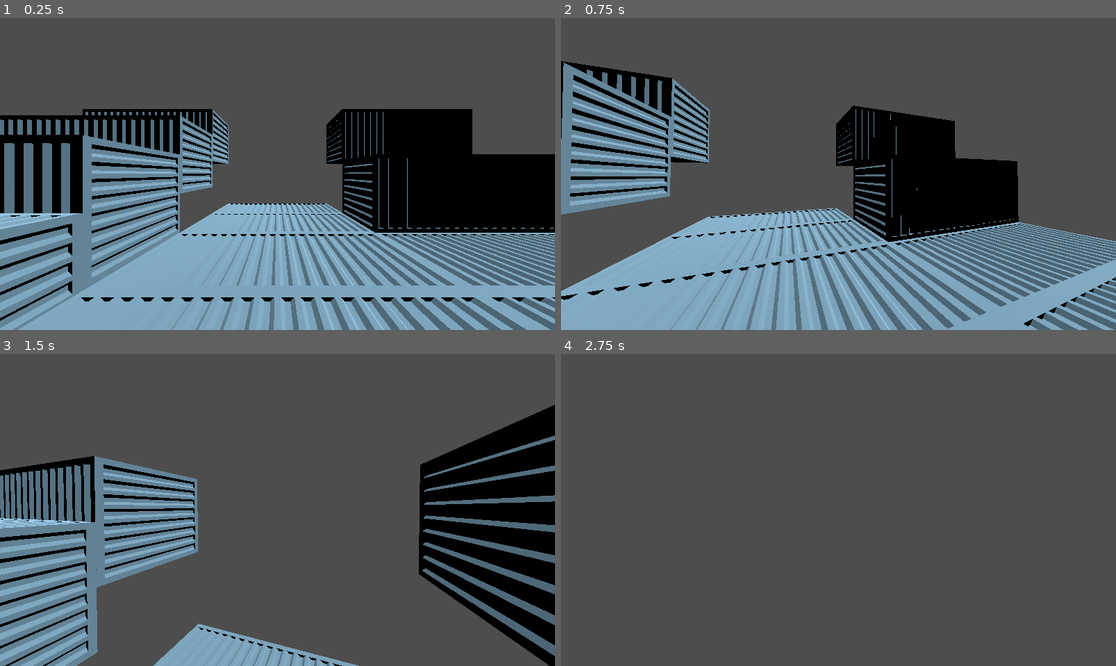
Above: before the commit, frames 1-4 (two rows, left to right).
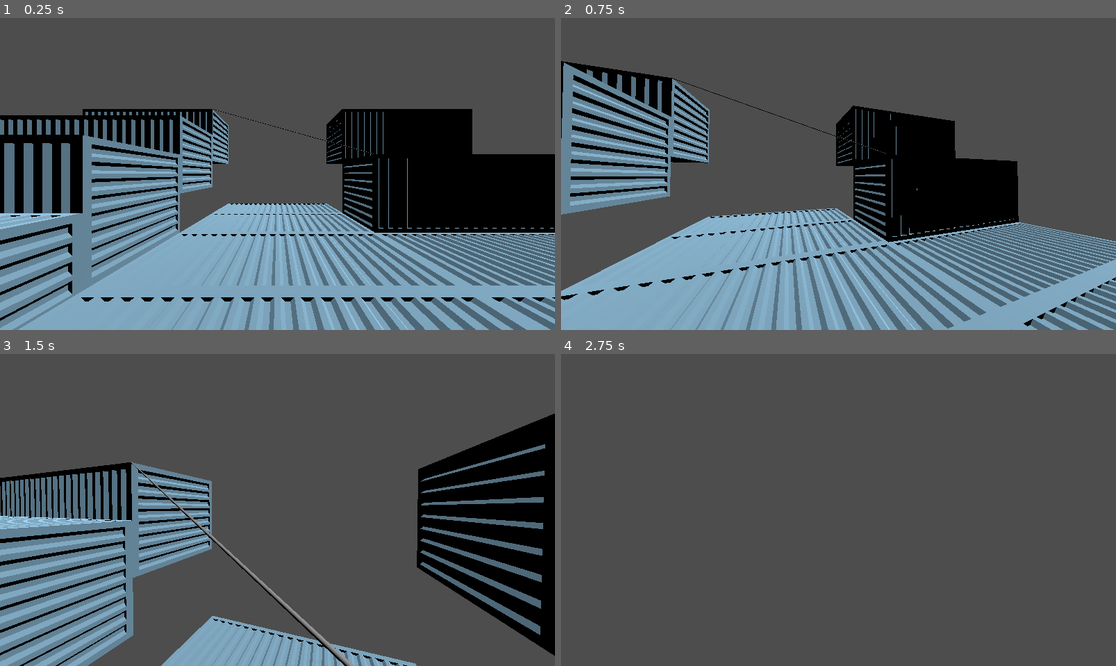
Above: after the commit, the same moments.

Repository: Alex-Fischman/Shipyard
Game: Godot game, scene res://Scenes/Main.tscn
The game is run twice, just before and just after one commit, with the same random seed, the same clock (stepped at 60 frames per second) and the same inputs.
Inputs (mouse positions are in pixels of both pictures, inside the frame that each line leads up to):
- Up to frame 1 (0.25 s): no input
- Up to frame 2 (0.75 s): tap Enter at 0.5 s; move the mouse to (866, 174) at 0.52 s; hold W (move_forward) from 0.53 s (still down)
- Up to frame 3 (1.5 s): keep holding W (move_forward); tap Space (jump) at 0.77 s; move the mouse to (249, 510) at 1.27 s
- Up to frame 4 (2.75 s): keep holding W (move_forward); tap Space (jump) at 1.52 s; move the mouse to (849, 503) at 2.02 s

The runs differ from the first frame. In frame 1, less than 0.1% of the frame differs, in the area x 38-68%, y 29-44%; in frame 2, less than 0.1%; in frame 3, 20%, in the area x 0-100%, y 16-100%; in frame 4, nothing differs.

Commit message:
Working on rope script tool

Diff:
--- a/Scenes/Main.tscn
+++ b/Scenes/Main.tscn
@@ -1,7 +1,8 @@
-[gd_scene load_steps=3 format=3 uid="uid://dfvcvana38t4t"]
+[gd_scene load_steps=4 format=3 uid="uid://dfvcvana38t4t"]
 
 [ext_resource type="PackedScene" uid="uid://csaga4ll0fr81" path="res://Scenes/Crate.tscn" id="1_kqox6"]
 [ext_resource type="PackedScene" uid="uid://bbfnsxh6qqmds" path="res://Scenes/Player.tscn" id="2_h3igg"]
+[ext_resource type="PackedScene" uid="uid://bdxj633vpp5jm" path="res://Scenes/Rope.tscn" id="3_ib6hg"]
 
 [node name="Main" type="Node3D"]
 
@@ -67,3 +68,14 @@
 
 [node name="Sunlight" type="DirectionalLight3D" parent="."]
 transform = Transform3D(-4.37114e-08, -0.866025, 0.5, 0, 0.5, 0.866025, -1, 3.78552e-08, -2.18557e-08, 0, 10, 0)
+
+[node name="A" type="Node3D" parent="."]
+transform = Transform3D(1, 0, 0, 0, 1, 0, 0, 0, 1, -2.5, 4, -4)
+
+[node name="B" type="Node3D" parent="."]
+transform = Transform3D(1, 0, 0, 0, 1, 0, 0, 0, 1, 2.5, 2, -2)
+
+[node name="Rope" parent="." node_paths=PackedStringArray("a", "b") instance=ExtResource("3_ib6hg")]
+transform = Transform3D(-0.371391, 0.323254, -5, 0, 0.937437, 2, 0.928477, 0.129302, -2, -2.5, 4, -4)
+a = NodePath("../A")
+b = NodePath("../B")
--- /dev/null
+++ b/Scenes/Rope.tscn
@@ -0,0 +1,22 @@
+[gd_scene load_steps=4 format=3 uid="uid://bdxj633vpp5jm"]
+
+[ext_resource type="Script" path="res://Scripts/Rope.gd" id="1_rrual"]
+
+[sub_resource type="CapsuleShape3D" id="CapsuleShape3D_b4odg"]
+radius = 0.01
+height = 1.0
+
+[sub_resource type="CapsuleMesh" id="CapsuleMesh_ofrkf"]
+radius = 0.01
+height = 1.0
+
+[node name="Rope" type="StaticBody3D"]
+script = ExtResource("1_rrual")
+
+[node name="CollisionShape3D" type="CollisionShape3D" parent="."]
+transform = Transform3D(1, 0, 0, 0, -4.37114e-08, -1, 0, 1, -4.37114e-08, 0, 0, -0.5)
+shape = SubResource("CapsuleShape3D_b4odg")
+
+[node name="MeshInstance3D" type="MeshInstance3D" parent="."]
+transform = Transform3D(1, 0, 0, 0, -4.37114e-08, -1, 0, 1, -4.37114e-08, 0, 0, -0.5)
+mesh = SubResource("CapsuleMesh_ofrkf")
--- a/Scripts/Camera.gd
+++ b/Scripts/Camera.gd
@@ -7,7 +7,7 @@
 func _ready() -> void:
 	Input.mouse_mode = Input.MOUSE_MODE_CAPTURED
 
-func _process(delta: float) -> void:
+func _process(_delta: float) -> void:
 	self.global_transform = target.global_transform
 
 func _unhandled_input(event: InputEvent) -> void:
--- /dev/null
+++ b/Scripts/Rope.gd
@@ -0,0 +1,16 @@
+@tool
+
+extends StaticBody3D
+
+@export var a: Node3D
+@export var b: Node3D
+
+func _ready() -> void:
+	var x: Vector3 = a.global_position
+	var y: Vector3 = b.global_position
+
+	self.global_position = x
+	self.transform = self.transform.looking_at(y)
+	self.scale.z = x.distance_to(y)
+
+	update_configuration_warnings
